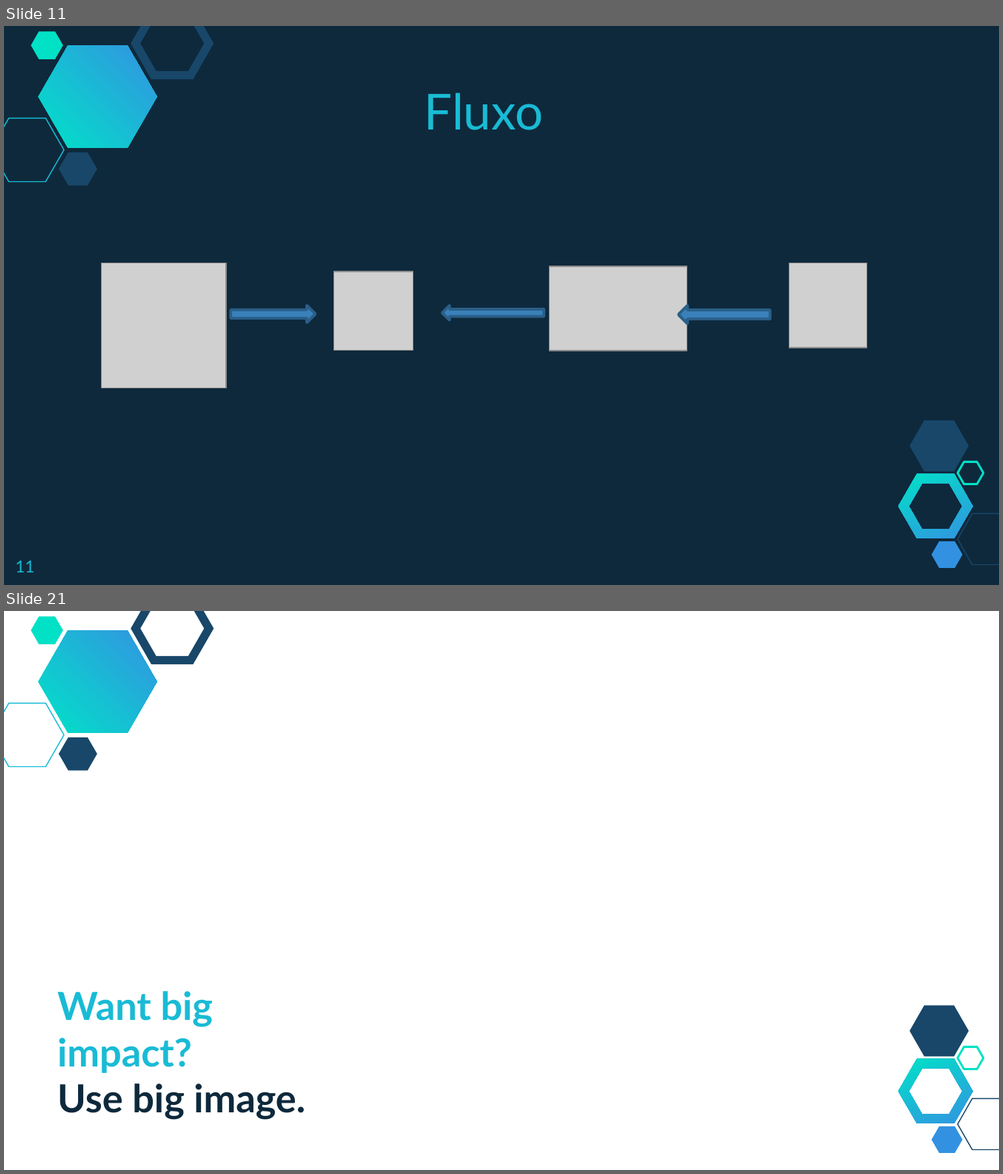
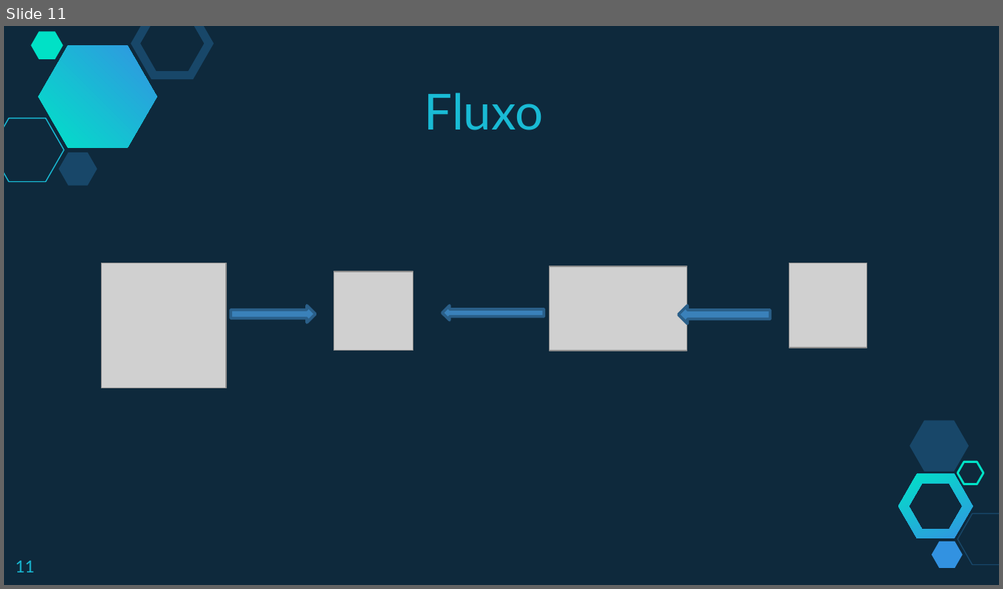
Before and after one commit to fabricioveronez/ImplementandoMetricasHealthcheck, a slide deck: docs/MetricasHealthcheck.pptx. Shown one above the other, each under a label of ours: slides 11 and 21 before the commit, slide 11 after it; the slides between them are not shown. The pictures are 1003x1174 and 1003x589 pixels, drawn with LibreOffice and Linux fonts; fonts in the diff are those of the drawing; grey boxes stand for pictures; background and template pictures are left out. Boxes give left, top, right and bottom in pixels: in the first picture for what was removed or moved away, otherwise in the second. Text is boxed around its words. In the diff, an @@ line names an element or a change of style, - is before the commit and + after.

```diff
--- a/docs/MetricasHealthcheck.pptx
+++ b/docs/MetricasHealthcheck.pptx
@@ slide 21 removed at (4,611,999,1170), background picture (left out); not listed: 10 template elements that a slide beside it also shows @@
@@ title removed at (57,991,305,1120) @@
-Want big impact?
-Use big image.
@@ page number removed at (5,1131,65,1170) @@
-21
```
Also in this commit, not shown: 4 slides changed, 1 slide added, 26 other slides removed.
